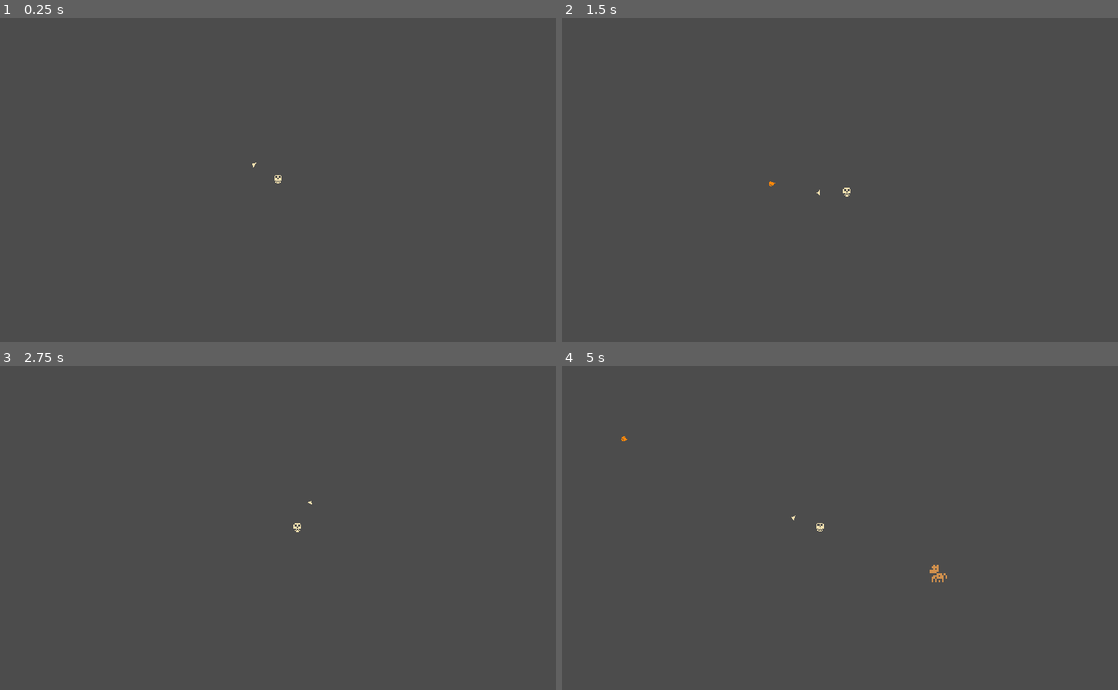
Above: before the commit, frames 1-4 (two rows, left to right).
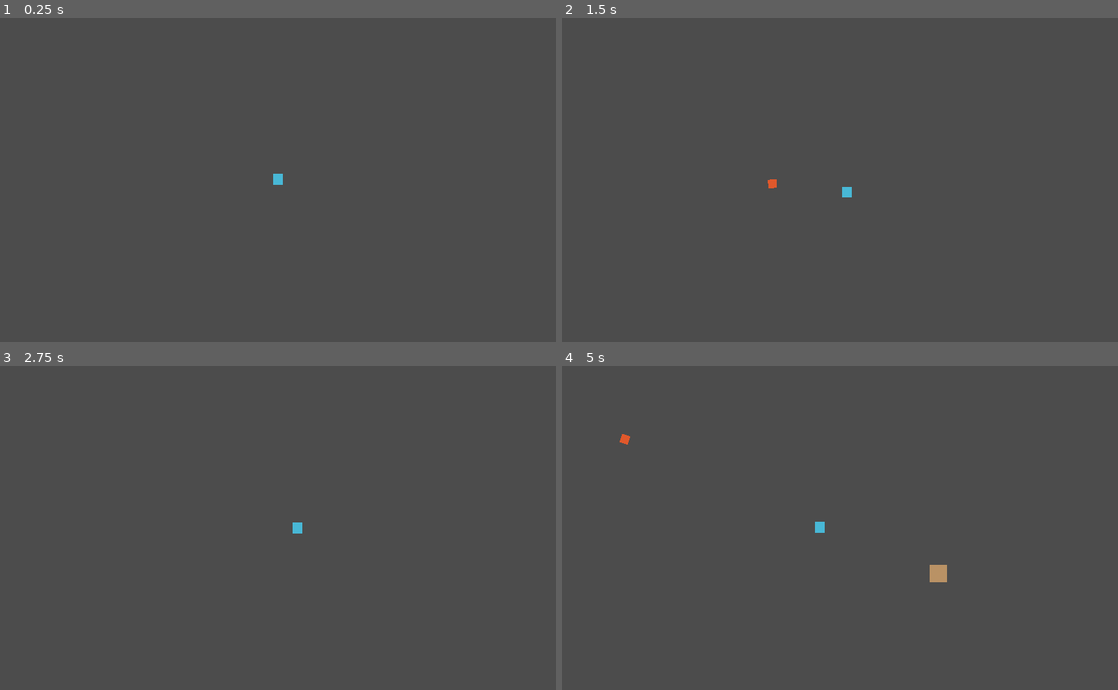
Above: after the commit, the same moments.

Repository: quiet-night-studio/redemption
Game: Godot game, scene res://scenes/Level.tscn
Two runs of this game, one before a commit and one after it. Both use one fixed random seed, a clock stepped at 60 frames per second and the inputs below.
Inputs (mouse positions are in pixels of both pictures, inside the frame that each line leads up to):
- Up to frame 1 (0.25 s): no input
- Up to frame 2 (1.5 s): tap Enter at 0.5 s; move the mouse to (962, 163) at 0.52 s; hold Right (ui_right) 0.53-1.28 s; click (962, 163) at 0.6 s; move the mouse to (728, 196) at 1.27 s; hold Down (ui_down) from 1.28 s (still down); click (728, 196) at 1.35 s
- Up to frame 3 (2.75 s): move the mouse to (333, 456) at 2.02 s; release Down (ui_down) at 2.03 s; hold Right (ui_right) from 2.03 s (still down); click (333, 456) at 2.1 s
- Up to frame 4 (5 s): move the mouse to (812, 592) at 2.77 s; release Right (ui_right) at 2.78 s; hold Up (ui_up) 2.78-3.53 s; click (812, 592) at 2.85 s; tap Space at 3.5 s; move the mouse to (1006, 576) at 3.52 s; hold Left (ui_left) from 3.53 s (still down); click (1006, 576) at 3.6 s; move the mouse to (673, 479) at 4.27 s; click (673, 479) at 4.35 s

The runs differ from the first frame. In frame 1, less than 0.1% of the frame differs, in the area x 45-51%, y 44-52%; in frame 2, 0.1%; in frame 3, less than 0.1%; in frame 4, 0.2%, in the area x 10-70%, y 21-67%.

Commit message:
add testing sounds

Diff:
--- a/Wal.tres
+++ /dev/null
@@ -1,33 +0,0 @@
-[gd_resource type="TileSet" load_steps=4 format=2]
-
-[ext_resource path="res://assets/white_square.png" type="Texture" id=1]
-
-[sub_resource type="OccluderPolygon2D" id=1]
-polygon = PoolVector2Array( -5, -5, -5, 5, 5, 5, 5, -5 )
-
-[sub_resource type="RectangleShape2D" id=2]
-extents = Vector2( 5, 5 )
-
-[resource]
-0/name = "Sprite"
-0/texture = ExtResource( 1 )
-0/tex_offset = Vector2( 0, 0 )
-0/modulate = Color( 0, 0, 0, 1 )
-0/region = Rect2( 0, 0, 10, 10 )
-0/tile_mode = 0
-0/occluder_offset = Vector2( 5, 5 )
-0/occluder = SubResource( 1 )
-0/navigation_offset = Vector2( 5, 5 )
-0/shape_offset = Vector2( 5, 5 )
-0/shape_transform = Transform2D( 1, 0, 0, 1, 5, 5 )
-0/shape = SubResource( 2 )
-0/shape_one_way = false
-0/shape_one_way_margin = 1.0
-0/shapes = [ {
-"autotile_coord": Vector2( 0, 0 ),
-"one_way": false,
-"one_way_margin": 1.0,
-"shape": SubResource( 2 ),
-"shape_transform": Transform2D( 1, 0, 0, 1, 5, 5 )
-} ]
-0/z_index = 0
--- a/project.godot
+++ b/project.godot
@@ -13,6 +13,10 @@
 config/name="redemption"
 run/main_scene="res://scenes/Level.tscn"
 config/icon="res://icon.png"
+
+[autoload]
+
+Audio="*res://scenes/singletons/audio.tscn"
 
 [display]
 
--- a/scenes/Bullet.tscn
+++ b/scenes/Bullet.tscn
@@ -1,12 +1,13 @@
-[gd_scene load_steps=4 format=2]
+[gd_scene load_steps=5 format=2]
 
-[ext_resource path="res://assets/UI-no-bg.png" type="Texture" id=1]
+[ext_resource path="res://assets/orange_square.png" type="Texture" id=1]
 [ext_resource path="res://scripts/Bullet.gd" type="Script" id=2]
+[ext_resource path="res://assets/sounds/footstep_wood_000.ogg" type="AudioStream" id=3]
 
 [sub_resource type="RectangleShape2D" id=1]
 extents = Vector2( 8, 8 )
 
-[node name="Bullet" type="Area2D"]
+[node name="Bullet" type="Area2D" groups=["bullet"]]
 script = ExtResource( 2 )
 
 [node name="Sprite" type="Sprite" parent="."]
@@ -19,4 +20,8 @@
 [node name="CollisionShape2D" type="CollisionShape2D" parent="."]
 shape = SubResource( 1 )
 
-[connection signal="body_entered" from="." to="." method="_on_Bullet_body_entered"]
+[node name="ShootSound" type="AudioStreamPlayer2D" parent="."]
+stream = ExtResource( 3 )
+autoplay = true
+
+[connection signal="area_entered" from="." to="." method="_on_Bullet_area_entered"]
--- a/scenes/Level.tscn
+++ b/scenes/Level.tscn
@@ -8,3 +8,5 @@
 
 [node name="Player" parent="." instance=ExtResource( 2 )]
 position = Vector2( 512, 304 )
+
+[node name="Mobs" type="Node" parent="."]
--- a/scenes/Mob.tscn
+++ b/scenes/Mob.tscn
@@ -1,7 +1,8 @@
-[gd_scene load_steps=5 format=2]
+[gd_scene load_steps=6 format=2]
 
-[ext_resource path="res://assets/Creatures-no-bg.png" type="Texture" id=1]
+[ext_resource path="res://assets/white_square.png" type="Texture" id=1]
 [ext_resource path="res://scripts/Mob.gd" type="Script" id=2]
+[ext_resource path="res://assets/sounds/impactWood_medium_000.ogg" type="AudioStream" id=3]
 
 [sub_resource type="RectangleShape2D" id=1]
 extents = Vector2( 16, 16 )
@@ -12,11 +13,13 @@
 [node name="Mob" type="KinematicBody2D" groups=["mob"]]
 script = ExtResource( 2 )
 
+[node name="AudioStreamPlayer2D" type="AudioStreamPlayer2D" parent="."]
+stream = ExtResource( 3 )
+
 [node name="Sprite" type="Sprite" parent="."]
-position = Vector2( -3.8147e-06, 9.53674e-07 )
+position = Vector2( 4.76837e-07, 4.76837e-07 )
 scale = Vector2( 3.2, 3.2 )
 texture = ExtResource( 1 )
-region_enabled = true
 region_rect = Rect2( 10, 60, 10, 10 )
 
 [node name="CollisionShape2D" type="CollisionShape2D" parent="."]
@@ -26,3 +29,5 @@
 
 [node name="CollisionShape2D" type="CollisionShape2D" parent="Area2D"]
 shape = SubResource( 2 )
+
+[connection signal="area_entered" from="Area2D" to="." method="_on_Area2D_area_entered"]
--- a/scenes/Player.tscn
+++ b/scenes/Player.tscn
@@ -1,8 +1,11 @@
-[gd_scene load_steps=6 format=2]
+[gd_scene load_steps=8 format=2]
 
 [ext_resource path="res://scripts/Player.gd" type="Script" id=1]
-[ext_resource path="res://assets/UI-no-bg.png" type="Texture" id=2]
+[ext_resource path="res://assets/blue_square.png" type="Texture" id=2]
 [ext_resource path="res://scenes/Bullet.tscn" type="PackedScene" id=3]
+[ext_resource path="res://assets/sounds/Alone at Twilight 1.wav" type="AudioStream" id=4]
+
+[sub_resource type="StreamTexture" id=3]
 
 [sub_resource type="RectangleShape2D" id=1]
 extents = Vector2( 7, 8 )
@@ -27,7 +30,7 @@
 [node name="Sprite" type="Sprite" parent="Muzzle"]
 position = Vector2( 9.53674e-07, 0 )
 scale = Vector2( 1.39258, 1.39258 )
-texture = ExtResource( 2 )
+texture = SubResource( 3 )
 region_enabled = true
 region_rect = Rect2( 60, 70, 10, 10 )
 
@@ -48,4 +51,7 @@
 scale = Vector2( 0.999999, 0.999999 )
 shape = SubResource( 2 )
 
+[node name="music" type="AudioStreamPlayer2D" parent="."]
+stream = ExtResource( 4 )
+
 [connection signal="area_entered" from="Area2D" to="." method="_on_Area2D_area_entered"]
--- /dev/null
+++ b/scenes/singletons/audio.gd
@@ -0,0 +1,4 @@
+extends Node2D
+
+func death() -> void:
+	$Death.play()
--- /dev/null
+++ b/scenes/singletons/audio.tscn
@@ -0,0 +1,10 @@
+[gd_scene load_steps=3 format=2]
+
+[ext_resource path="res://assets/sounds/footstep_wood_000.ogg" type="AudioStream" id=1]
+[ext_resource path="res://scenes/singletons/audio.gd" type="Script" id=2]
+
+[node name="Audio" type="Node2D"]
+script = ExtResource( 2 )
+
+[node name="Death" type="AudioStreamPlayer2D" parent="."]
+stream = ExtResource( 1 )
--- a/scripts/Bullet.gd
+++ b/scripts/Bullet.gd
@@ -10,7 +10,5 @@
 	if lifetime <= 0:
 		queue_free()
 
-func _on_Bullet_body_entered(body):
-	if body.is_in_group("mob"):
-		body.queue_free()
-	queue_free()
+func _on_Bullet_area_entered(_area: Area2D) -> void:
+		queue_free()
--- a/scripts/Level.gd
+++ b/scripts/Level.gd
@@ -1,9 +1,12 @@
 extends Node2D
+
+onready var mobs = get_node("Mobs")
 
 var mob: PackedScene = preload("res://scenes/Mob.tscn")
 var spawn_time = 0
 
 func _ready():
+	randomize()
 	spawn_time = randi() % 5 + 1
 
 func _process(delta):
@@ -16,4 +19,4 @@
 func spawn():
 	var m = mob.instance()
 	m.position = Vector2(randi() % 1024, randi() % 600)
-	add_child(m)
+	mobs.add_child(m)
--- a/scripts/Mob.gd
+++ b/scripts/Mob.gd
@@ -16,4 +16,10 @@
 		$Sprite.flip_h = false
 
 	position = position.move_toward(player.position, speed * delta)
+	# warning-ignore:return_value_discarded
 	move_and_collide(Vector2.ZERO)
+
+func _on_Area2D_area_entered(area: Area2D) -> void:
+	if area.is_in_group("bullet"):
+		Audio.death()
+		queue_free()
--- a/scripts/Player.gd
+++ b/scripts/Player.gd
@@ -37,6 +37,7 @@
 	$Muzzle.look_at(get_global_mouse_position())
 
 	get_input()
+	# warning-ignore:return_value_discarded
 	move_and_slide(velocity)
 
 func shoot() -> void:
--- /dev/null
+++ b/scripts/sounds.gd
@@ -0,0 +1,16 @@
+extends Node
+
+
+# Declare member variables here. Examples:
+# var a: int = 2
+# var b: String = "text"
+
+
+# Called when the node enters the scene tree for the first time.
+func _ready() -> void:
+	pass # Replace with function body.
+
+
+# Called every frame. 'delta' is the elapsed time since the previous frame.
+#func _process(delta: float) -> void:
+#	pass
Binary file removed: assets/Creatures-no-bg.png
Not shown, removed: assets/Creatures-no-bg.png.import
Binary file removed: assets/UI-no-bg.png
Not shown, removed: assets/UI-no-bg.png.import
Not shown, added: assets/sounds/Alone at Twilight 1.wav.import
Not shown, added: assets/sounds/Alone at Twilight 1.wav
Not shown, added: assets/sounds/footstep_wood_000.ogg
Not shown, added: assets/sounds/impactWood_medium_000.ogg
